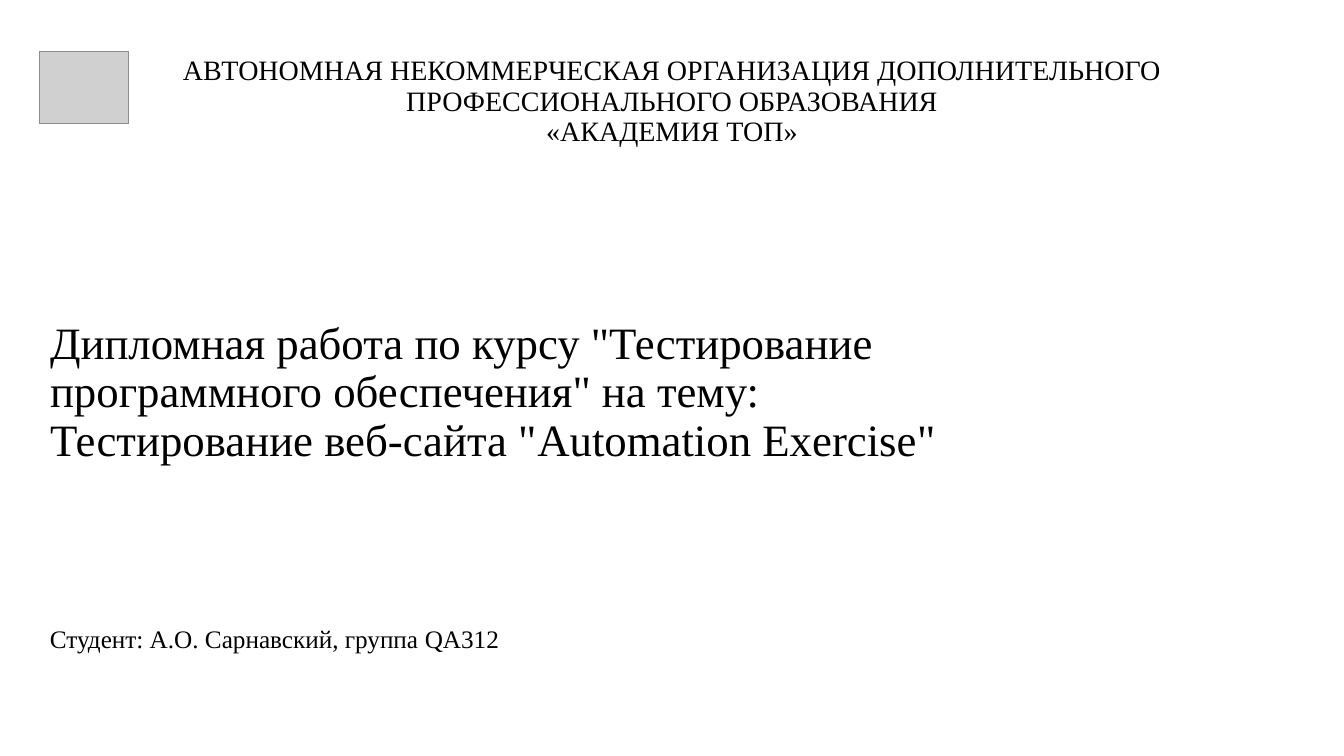
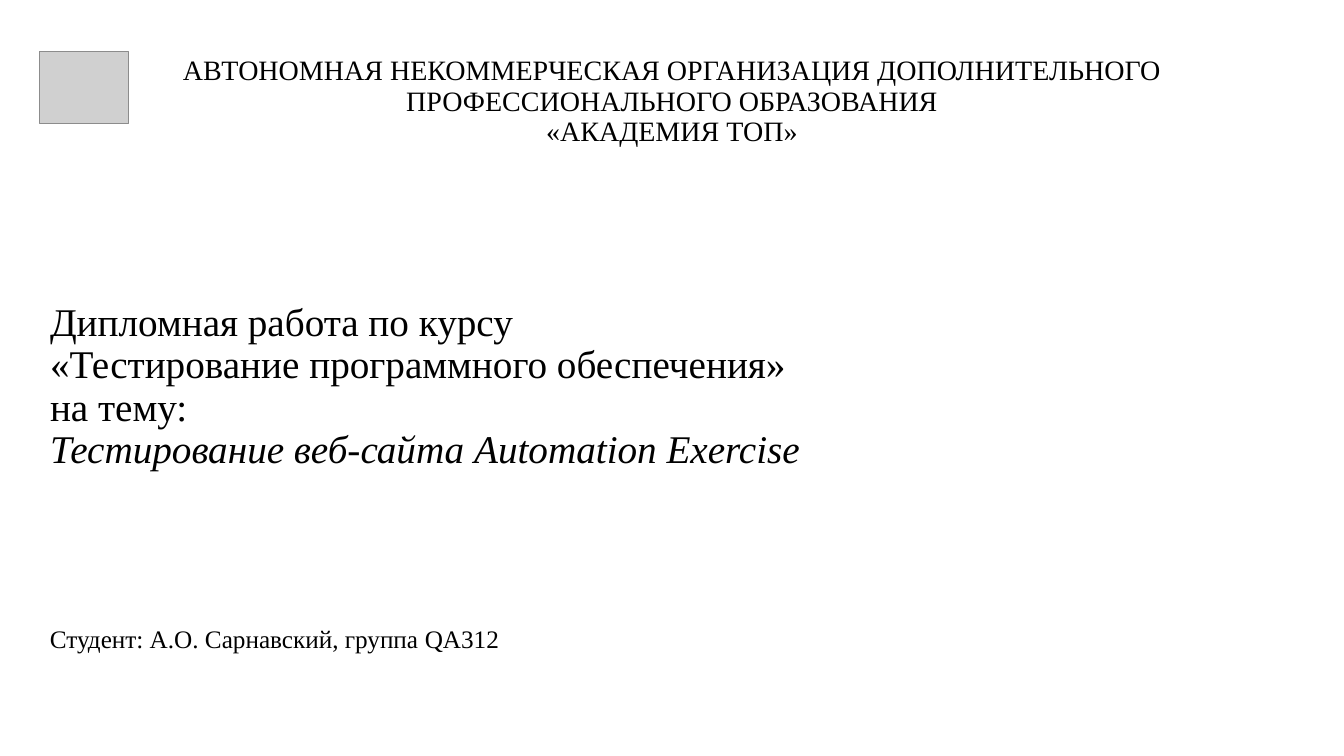
Before and after one commit to Sarnavskiy-Alexey/QA312-diploma, a slide deck: slide 1 of docs/Презентация к диплому.pptx. Drawn at 1344x756 pixels with LibreOffice and Linux fonts; fonts in the diff are those of the drawing; grey boxes stand for pictures. Boxes give left, top, right and bottom in pixels: in the first picture for what was removed or moved away, otherwise in the second. Text is boxed around its words. In the diff, an @@ line names an element or a change of style, - is before the commit and + after.

```diff
--- a/docs/Презентация к диплому.pptx
+++ b/docs/Презентация к диплому.pptx
@@ title "Дипломная работа по курсу «Тестирование ..." at [50,308,800,471]: vertical alignment bottom to middle @@
@@ title at [50,308,800,471]: text changed; size 32 to 28 pt @@
-Дипломная работа по курсу "Тестирование программного обеспечения" на тему:
-Тестирование веб-сайта "Automation Exercise"
+Дипломная работа по курсу
+«Тестирование программного обеспечения»
+на тему:
+Тестирование веб-сайта Automation Exercise
```
Also in this commit, not shown: 9 other slides changed, 2 other files.
